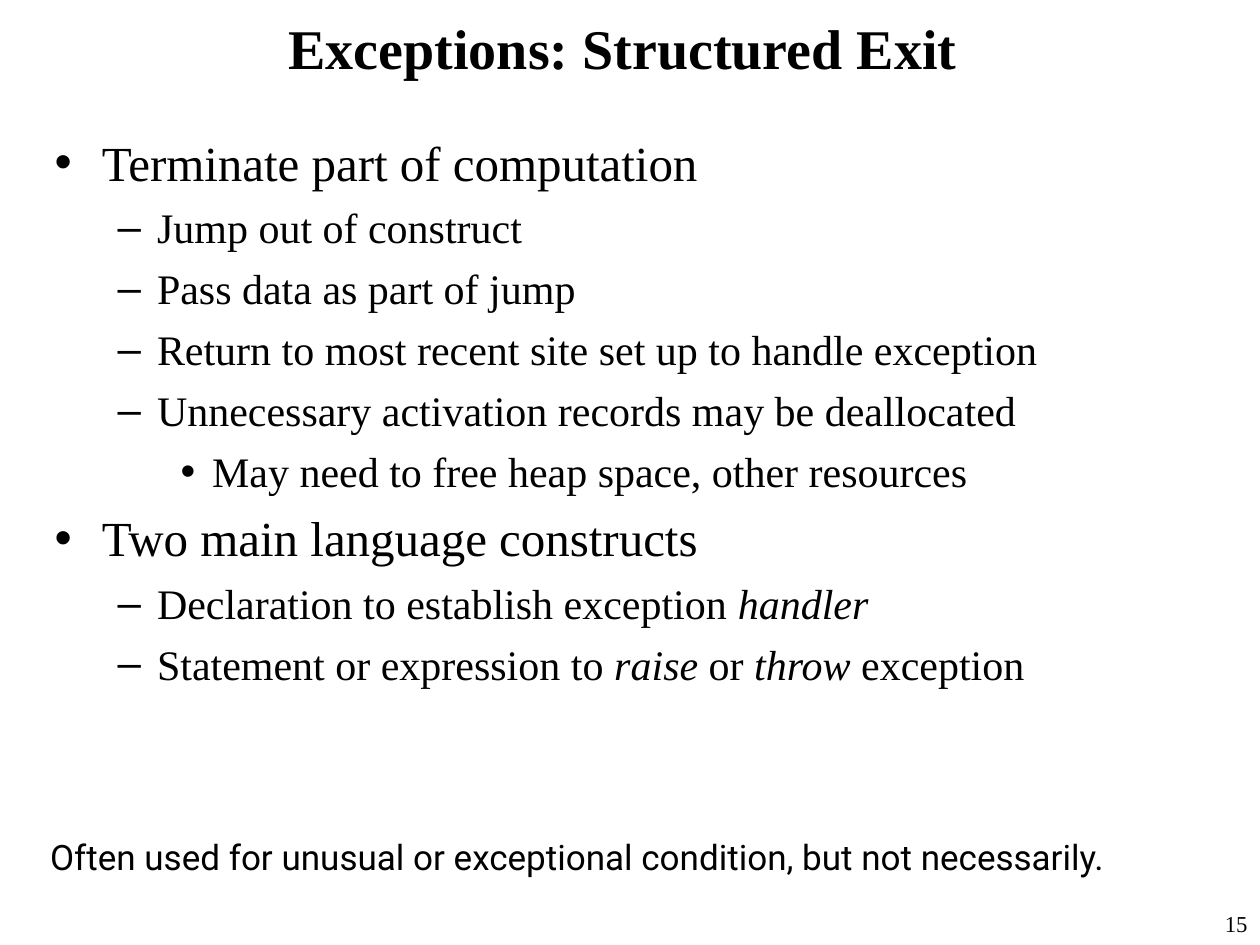
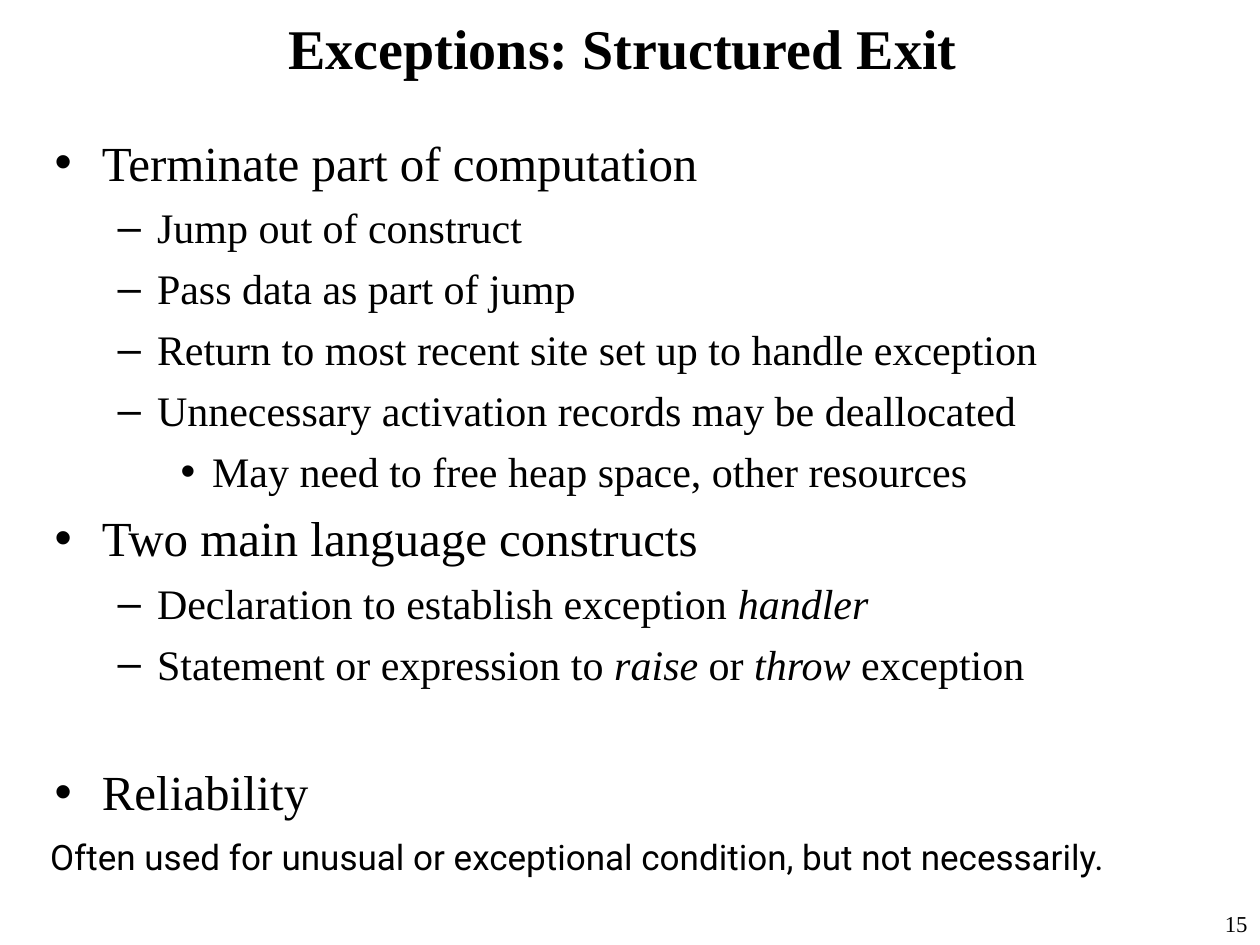
Before and after one commit to FlunkyHD/SPO, a slide deck: slide 15 of SPO/Exam PPT EDITED/SPOF21-Exam-1.ppt. Drawn at 1260x945 pixels with LibreOffice and Linux fonts; fonts in the diff are those of the drawing. Boxes give left, top, right and bottom in pixels: in the first picture for what was removed or moved away, otherwise in the second. Text is boxed around its words. In the diff, an @@ line names an element or a change of style, - is before the commit and + after.

```diff
--- a/SPO/Exam PPT EDITED/SPOF21-Exam-1.ppt
+++ b/SPO/Exam PPT EDITED/SPOF21-Exam-1.ppt
@@ text at <box>102,776,308,820</box>: paragraph added @@
+• Reliability
```
Also in this commit, not shown: 6 other slides changed, 7 other files.
